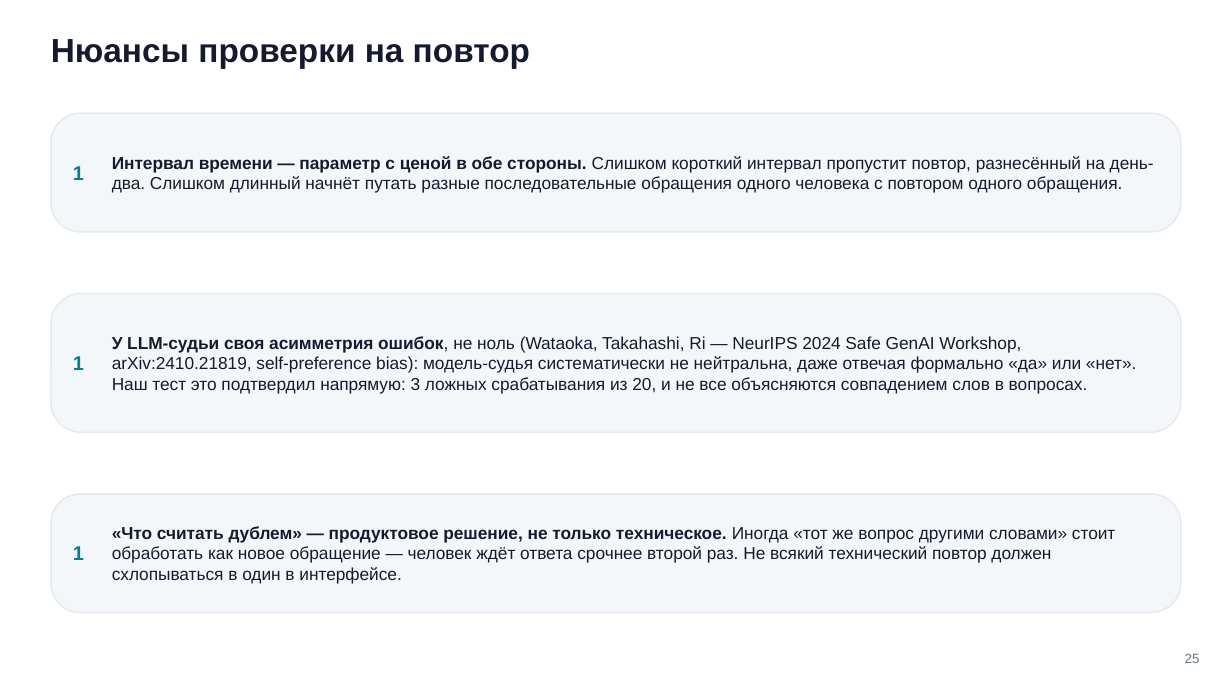
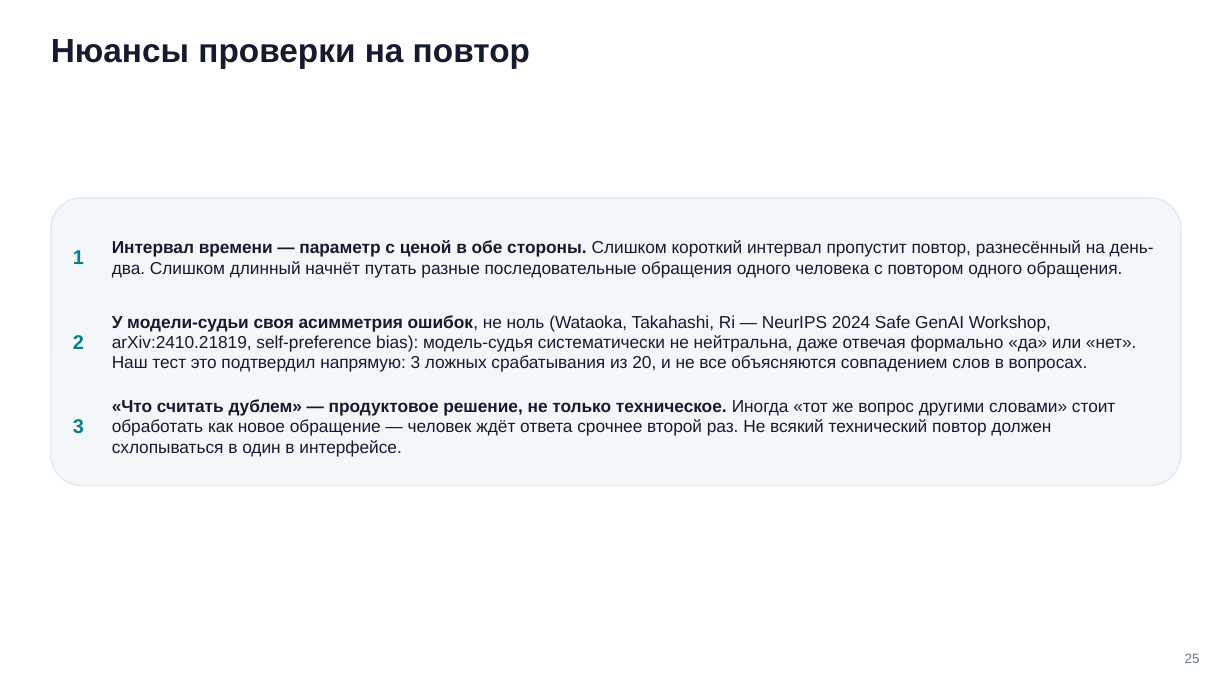
Before and after one commit to tellina-study/AI-usage-lessons, a slide deck: slide 25 of library/seminars/sem-08/rendered/sem-08.pptx. Drawn at 1232x693 pixels with LibreOffice and Linux fonts; fonts in the diff are those of the drawing. Boxes give left, top, right and bottom in pixels: in the first picture for what was removed or moved away, otherwise in the second. Text is boxed around its words. In the diff, an @@ line names an element or a change of style, - is before the commit and + after.

```diff
--- a/library/seminars/sem-08/rendered/sem-08.pptx
+++ b/library/seminars/sem-08/rendered/sem-08.pptx
@@ rounded rectangle removed at bbox=[51, 114, 1181, 232] @@
@@ rounded rectangle: place and size @@
-rounded rectangle at bbox=[51, 293, 1181, 432]
+rounded rectangle at bbox=[51, 198, 1181, 485]
@@ rounded rectangle at bbox=[51, 198, 1181, 485]: proportions changed @@
@@ text "1": place and size @@
-text "1" at bbox=[73, 166, 84, 180]
+text "1" at bbox=[73, 250, 84, 264]
@@ text "Интервал времени — параметр с ...": place and size @@
-text "Интервал времени — параметр с ..." at bbox=[112, 156, 1154, 193]
+text "Интервал времени — параметр с ..." at bbox=[112, 240, 1154, 278]
@@ text at bbox=[112, 315, 1136, 372]: text changed @@
-У LLM-судьи своя асимметрия ошибок, не ноль (Wataoka, Takahashi, Ri — NeurIPS 2024 Safe GenAI Workshop, arXiv:2410.21819, self-preference bias): модель-судья систематически не нейтральна, даже отвечая формально «да» или «нет». Наш тест это подтвердил напрямую: 3 ложных срабатывания из 20, и не все объясняются совпадением слов в вопросах.
+У модели-судьи своя асимметрия ошибок, не ноль (Wataoka, Takahashi, Ri — NeurIPS 2024 Safe GenAI Workshop, arXiv:2410.21819, self-preference bias): модель-судья систематически не нейтральна, даже отвечая формально «да» или «нет». Наш тест это подтвердил напрямую: 3 ложных срабатывания из 20, и не все объясняются совпадением слов в вопросах.
@@ text removed at bbox=[73, 356, 84, 370] @@
-1
@@ text added at bbox=[73, 335, 84, 349], 15.5 pt, text #028090, bold @@
+2
@@ text "«Что считать дублем» — продуктовое ...": place and size @@
-text "«Что считать дублем» — продуктовое ..." at bbox=[112, 526, 1115, 584]
+text "«Что считать дублем» — продуктовое ..." at bbox=[112, 399, 1115, 457]
@@ text added at bbox=[73, 419, 84, 434], 15.5 pt, text #028090, bold @@
+3
@@ rounded rectangle removed at bbox=[51, 494, 1181, 613] @@
@@ text removed at bbox=[73, 546, 84, 560] @@
-1
```
Also in this commit, not shown: 10 other slides changed, 3 slides added, 2 slides removed, 25 other files.
